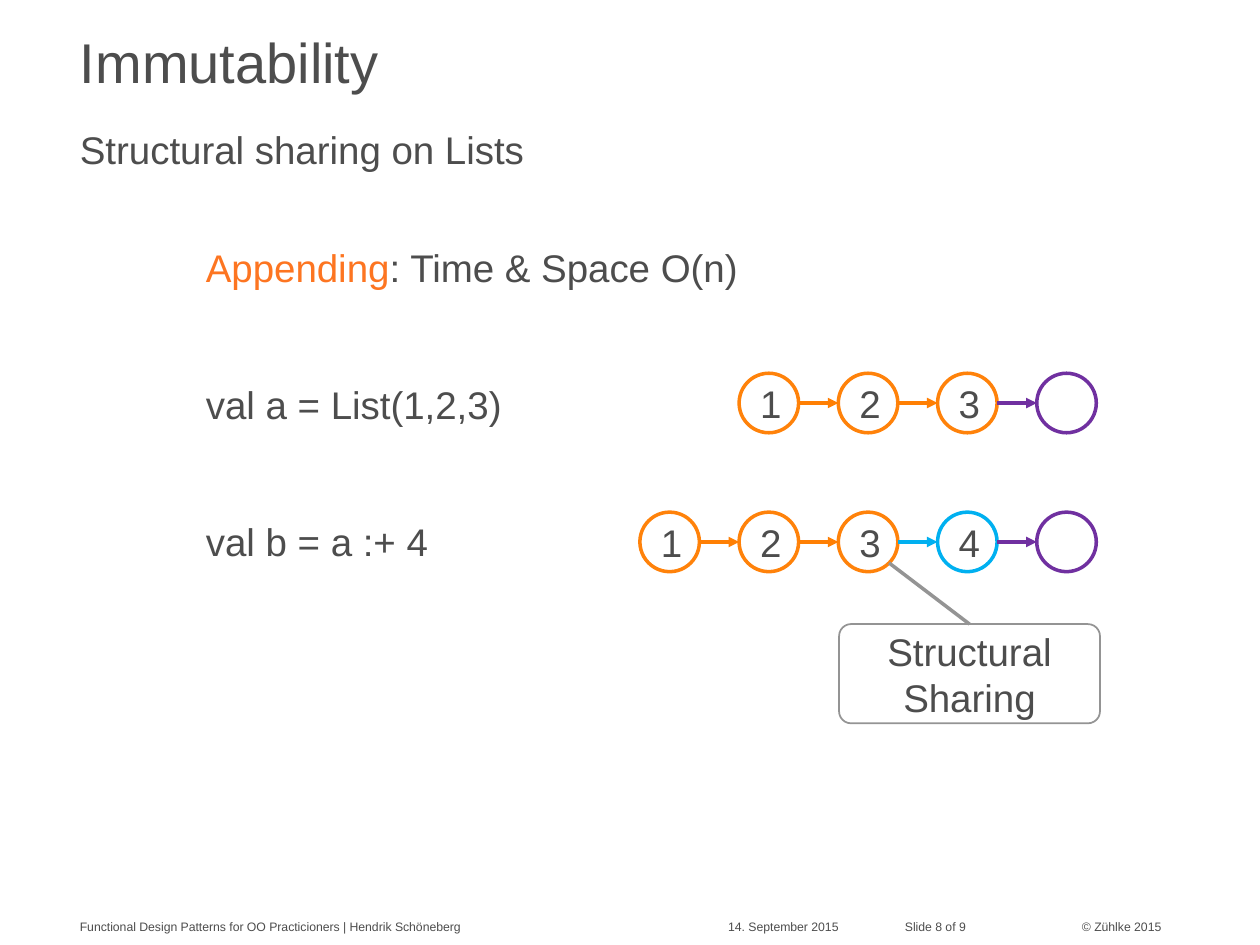
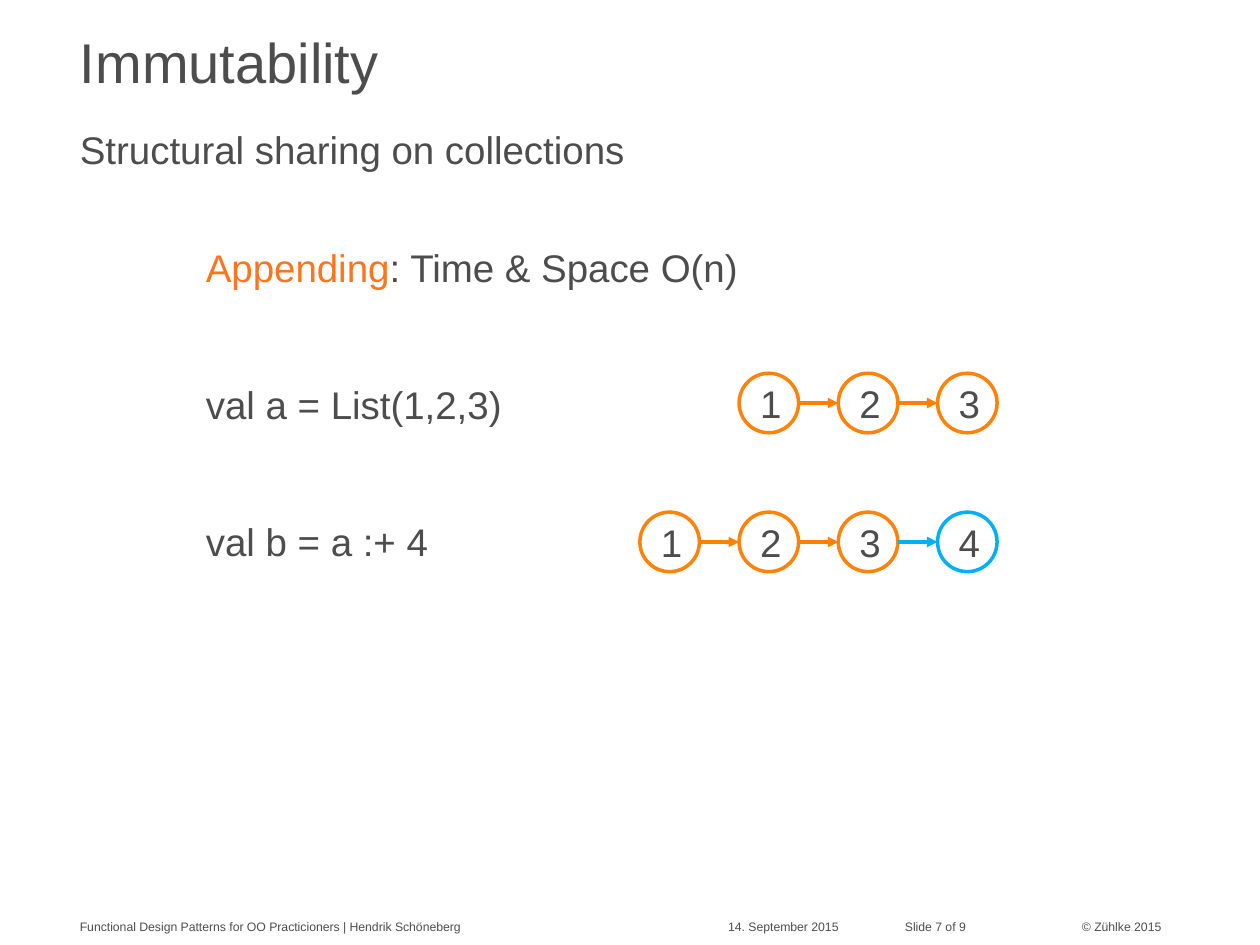
Before and after one commit to aax/zdays-fp-patterns, a slide deck: slide 7 of hesc_slides.pptx (slide 8 before the commit). Drawn at 1260x945 pixels with LibreOffice and Linux fonts; fonts in the diff are those of the drawing; background and template pictures are left out. Boxes give left, top, right and bottom in pixels: in the first picture for what was removed or moved away, otherwise in the second. Text is boxed around its words. In the diff, an @@ line names an element or a change of style, - is before the commit and + after.

```diff
--- a/hesc_slides.pptx
+++ b/hesc_slides.pptx
@@ text at [80, 136, 624, 172]: text changed @@
-Structural sharing on Lists
+Structural sharing on collections
@@ ellipse removed at [1037, 373, 1096, 432] @@
@@ arrow removed from (997, 403) to (1037, 403) @@
@@ ellipse removed at [1037, 512, 1096, 571] @@
@@ line removed from (890, 563) to (969, 624) @@
@@ arrow removed from (997, 542) to (1037, 542) @@
@@ rounded rectangle removed at [839, 624, 1100, 723] @@
-Structural Sharing
@@ text at [905, 922, 966, 931]: text changed @@
-Slide 8 of 9
+Slide 7 of 9
```
Also in this commit, not shown: 5 other slides changed, 5 other files.
